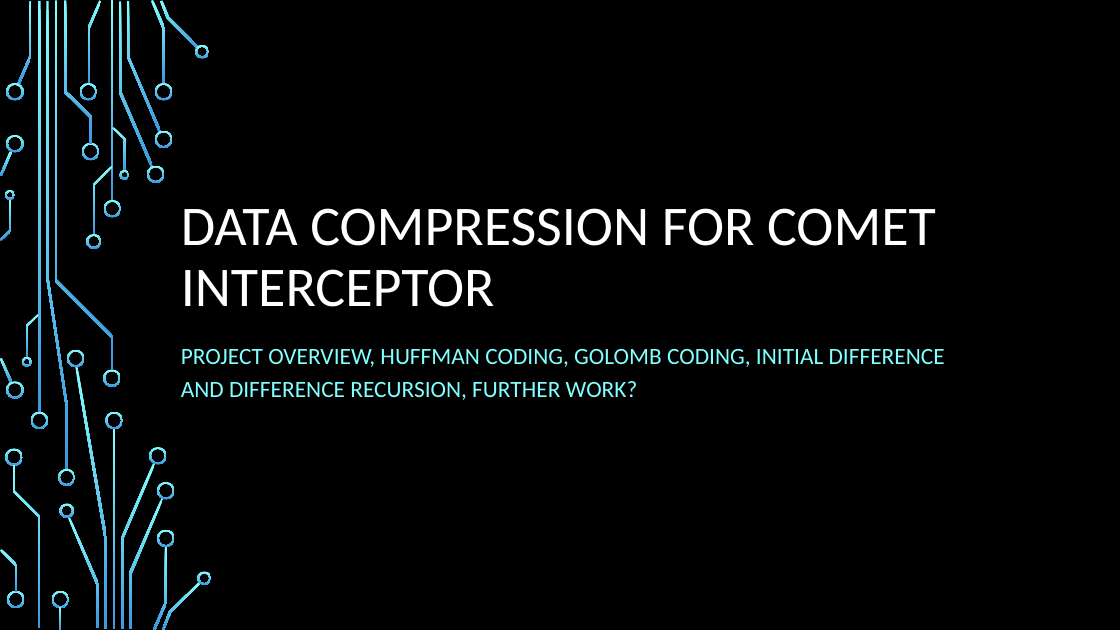
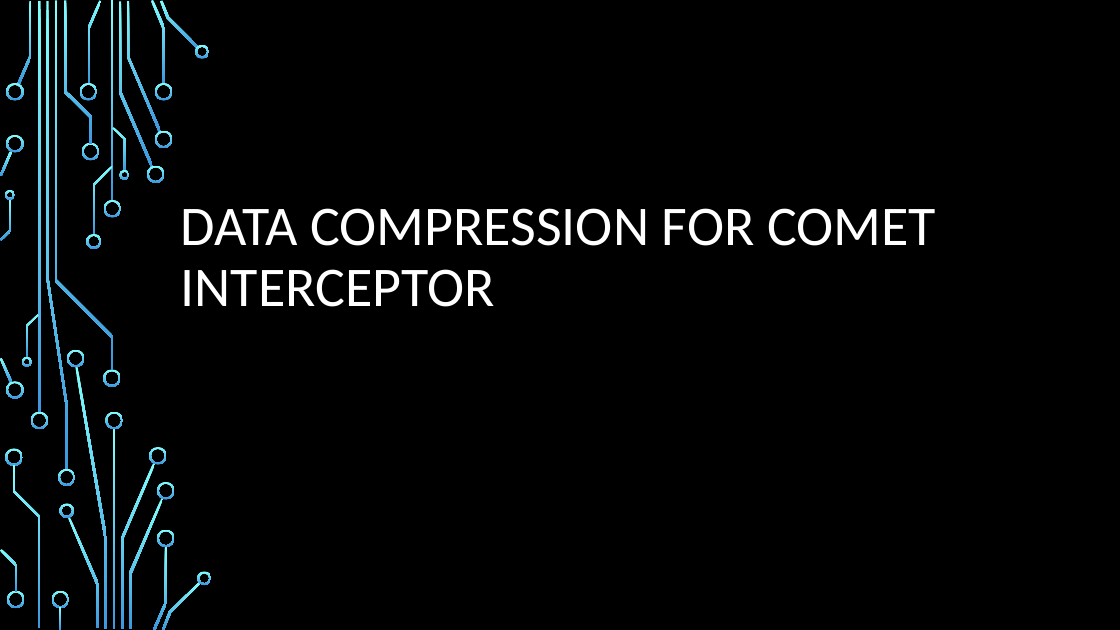
Before and after one commit to parth2480/data_compression, a slide deck: slide 1 of Parth viva presentation.pptx. Drawn at 1120x630 pixels with LibreOffice and Linux fonts; fonts in the diff are those of the drawing; background and template pictures are left out. Boxes give left, top, right and bottom in pixels: in the first picture for what was removed or moved away, otherwise in the second. Text is boxed around its words. In the diff, an @@ line names an element or a change of style, - is before the commit and + after.

```diff
--- a/Parth viva presentation.pptx
+++ b/Parth viva presentation.pptx
@@ subtitle removed at [181,349,945,400] @@
-PROJECT OVERVIEW, HUFFMAN CODING, GOLOMB CODING, INITIAL DIFFERENCE AND DIFFERENCE RECURSION, FURTHER WORK?
```
Also in this commit, not shown: 3 other slides changed, 1 slide added.
